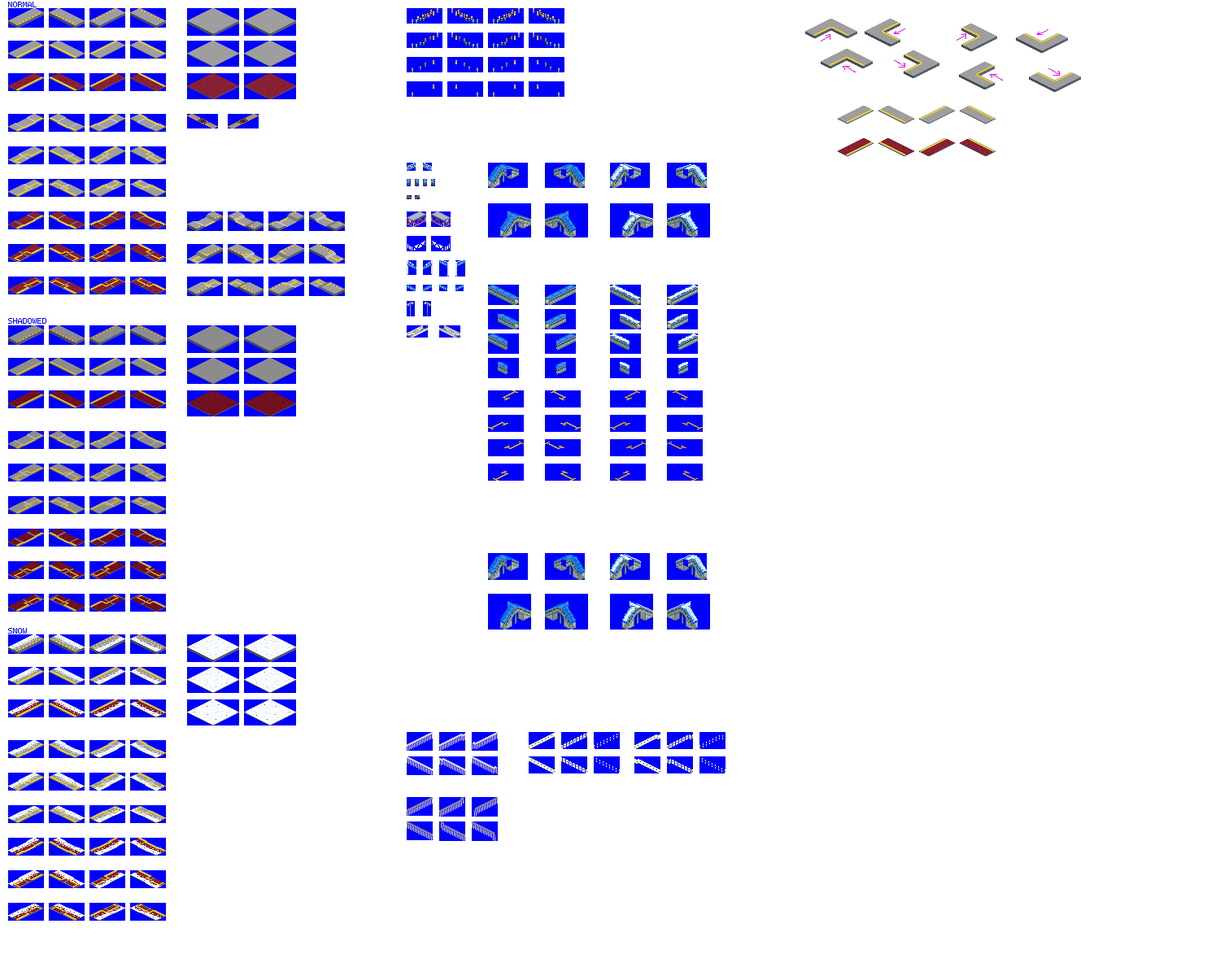
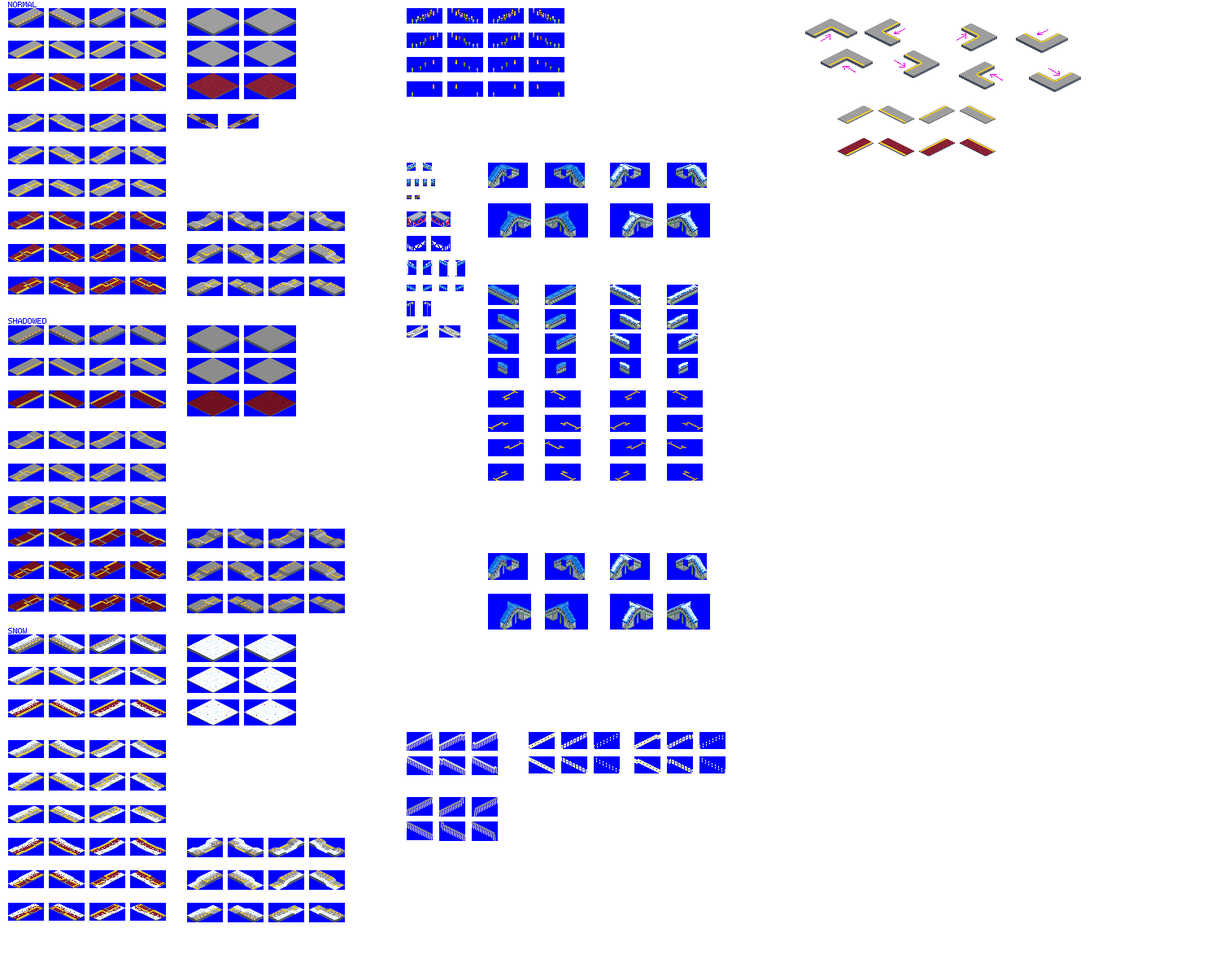
Comparing the layer stacks of the two w=1220, h=976 images. Changes:
painted on "snow" over bbox(187, 837, 341, 921)
painted on "platforms" over bbox(187, 528, 345, 923)
painted on "bg" over bbox(187, 528, 345, 923)
